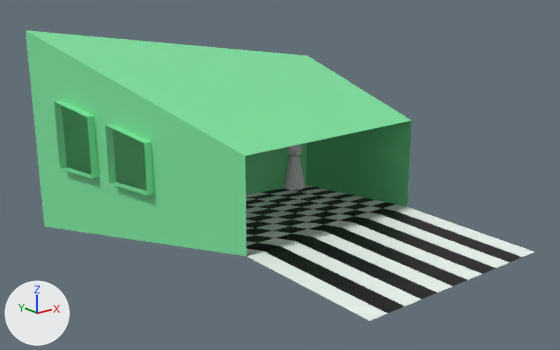
A saved change to the glTF model assets/Nav.glb.
Rendered twice from a camera (50 mm lens) standing at (-12.69, -13.63, 7.3) and looking at (0.24, 2.53, 0.83). The axes (+X, +Y, +Z) are drawn at lower left. The lights are the same throughout. The older version comes first. Where no turn or scale is listed for an object, it has been applied to the vertices.

Names of what the first picture shows: 'Cylinder', 'nav mesh', 'room'.
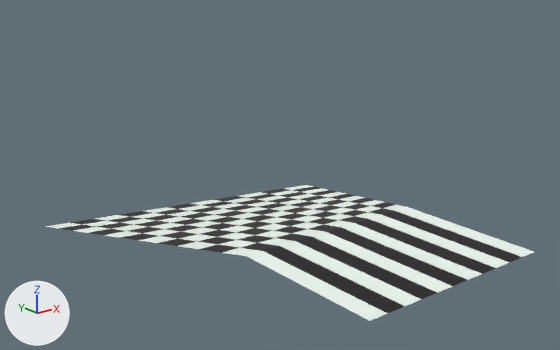
What differs and where, as boxes [x1, y1, x2, y2] in the pictures (560 x 350 px):
'room', deleted
    before: [25, 30, 412, 256]
    faces in mat_green (green #7ee7a1): [25, 30, 412, 256]
    faces in mat_black (black #000000): [246, 187, 396, 251]
    faces in mat_white (white #f5fff8): [246, 185, 406, 256]
'Cylinder', deleted
    before: [283, 144, 305, 190]

The change in detail:
Object 'Cylinder' (ob_cylinder) is deleted.
Object 'room' (ob_room) is deleted.
